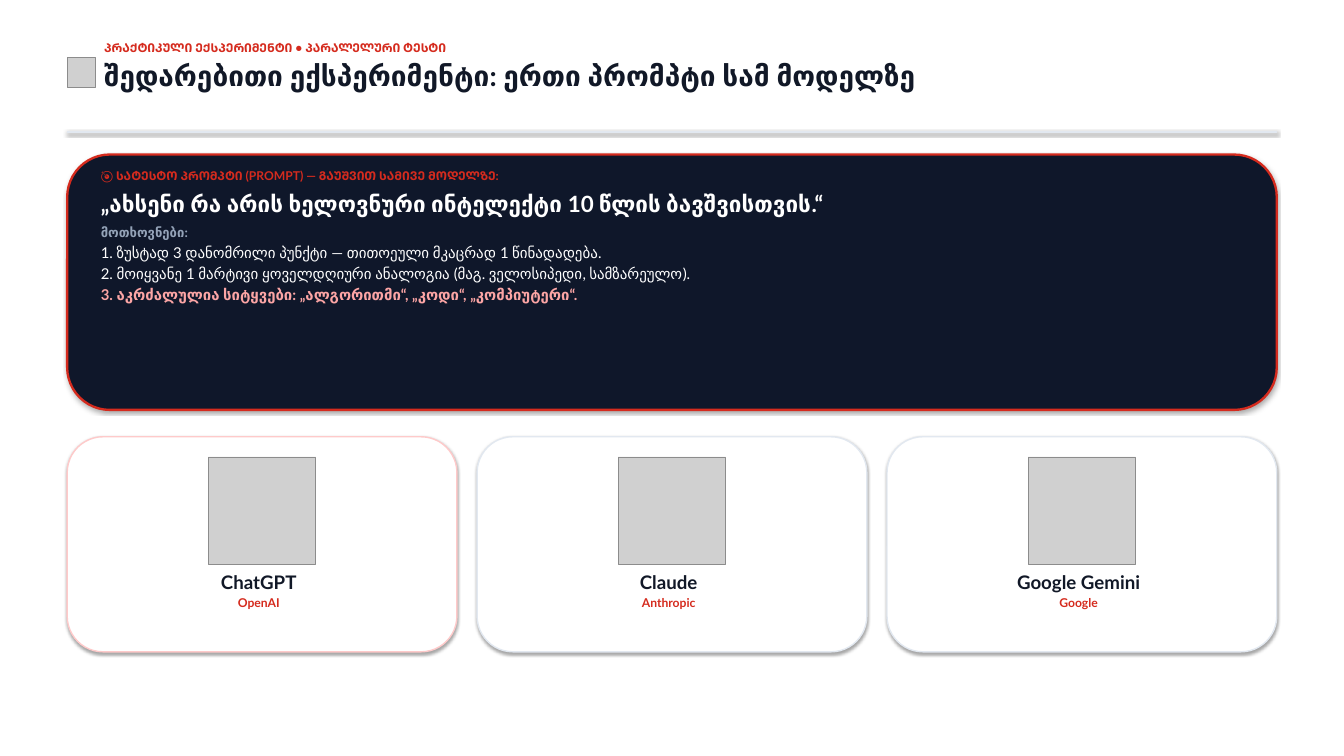
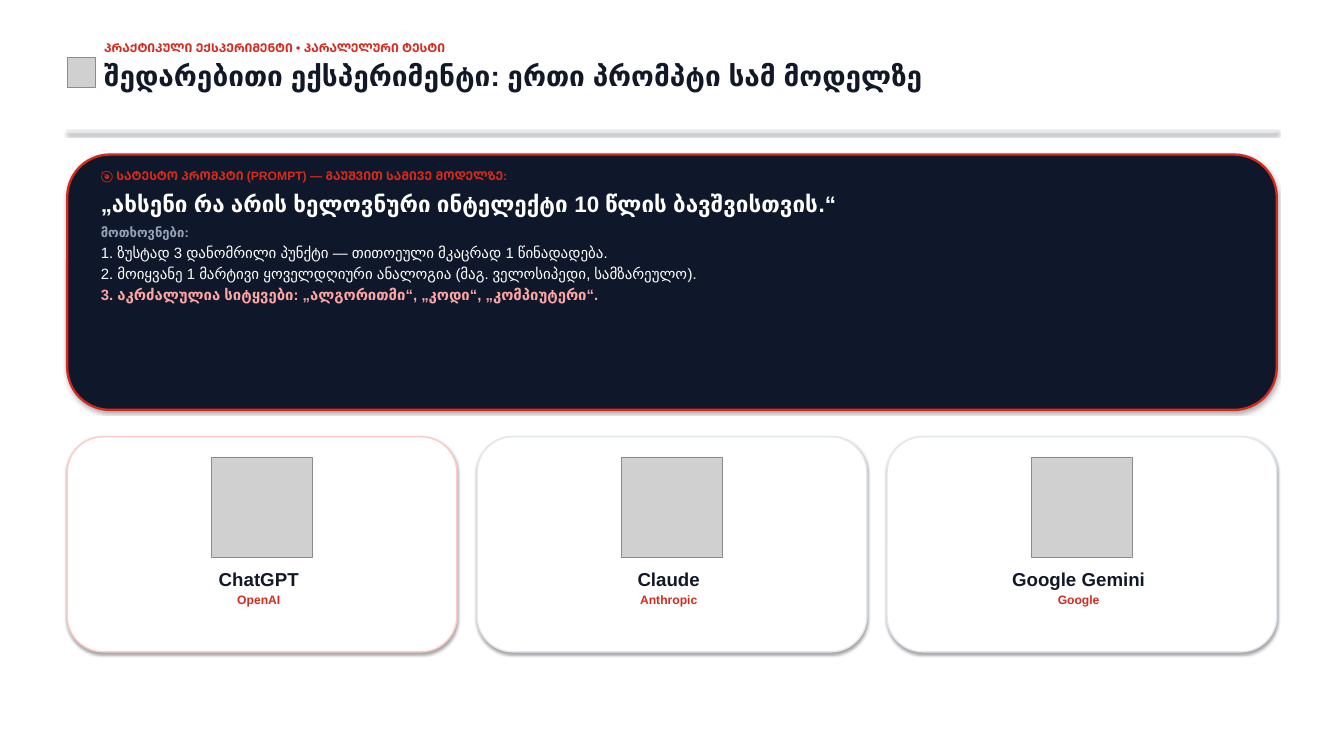
Before and after one commit to ShotaMart/skillwill-ai-curriculum, a slide deck: slide 8 of Skillwill_მოდული5_ლექცია1_პრეზენტაცია_ნიმუში.pptx. Drawn at 1344x756 pixels with LibreOffice and Linux fonts; fonts in the diff are those of the drawing; grey boxes stand for pictures. Boxes give left, top, right and bottom in pixels: in the first picture for what was removed or moved away, otherwise in the second. Text is boxed around its words. In the diff, an @@ line names an element or a change of style, - is before the commit and + after.

Commit message:
fix(logos, fonts): extract pure square 512x512 icons eliminating all distortion, apply Arial font uniformly to all slides, and update Drive files

```diff
--- a/Skillwill_მოდული5_ლექცია1_პრეზენტაცია_ნიმუში.pptx
+++ b/Skillwill_მოდული5_ლექცია1_პრეზენტაცია_ნიმუში.pptx
@@ picture resized from (x1=208, y1=457, x2=316, y2=564) to (x1=212, y1=457, x2=312, y2=558) @@
@@ picture resized from (x1=618, y1=457, x2=726, y2=564) to (x1=622, y1=457, x2=722, y2=558) @@
@@ picture resized from (x1=1028, y1=457, x2=1136, y2=564) to (x1=1032, y1=457, x2=1132, y2=558) @@
@@ font Lato to Arial in 5 elements at (x1=104, y1=43, x2=923, y2=93), (x1=101, y1=171, x2=818, y2=303), (x1=219, y1=572, x2=299, y2=607), (x1=638, y1=572, x2=700, y2=607), (x1=1012, y1=572, x2=1145, y2=607) @@
```
Also in this commit, not shown: 8 other slides changed, 18 other files.
